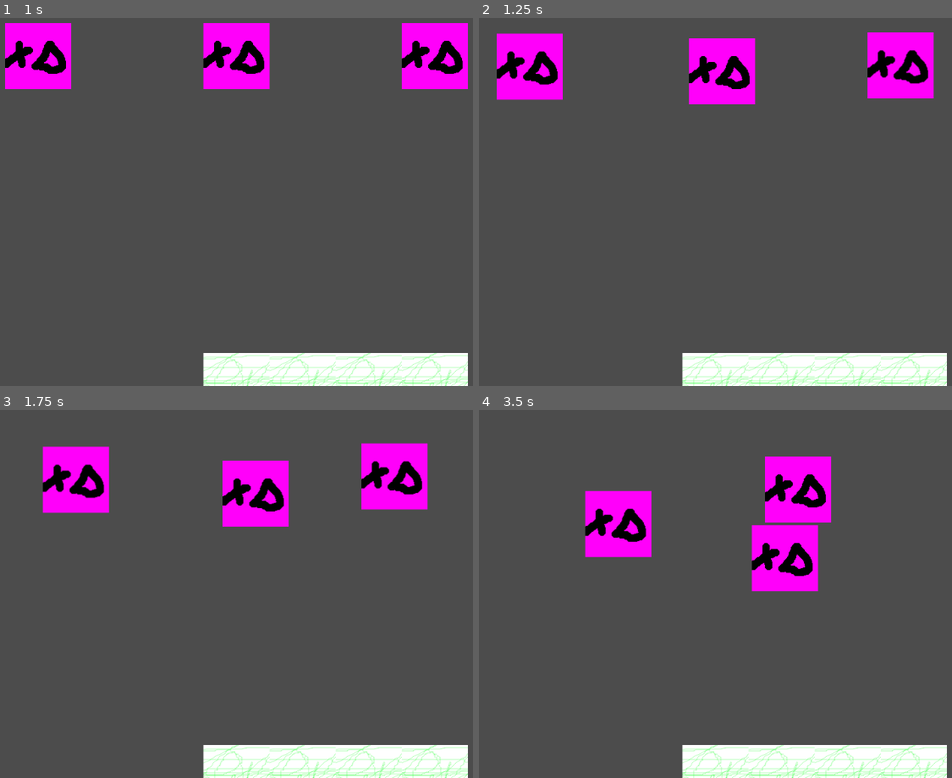
Above: before the commit, frames 1-4 (two rows, left to right).
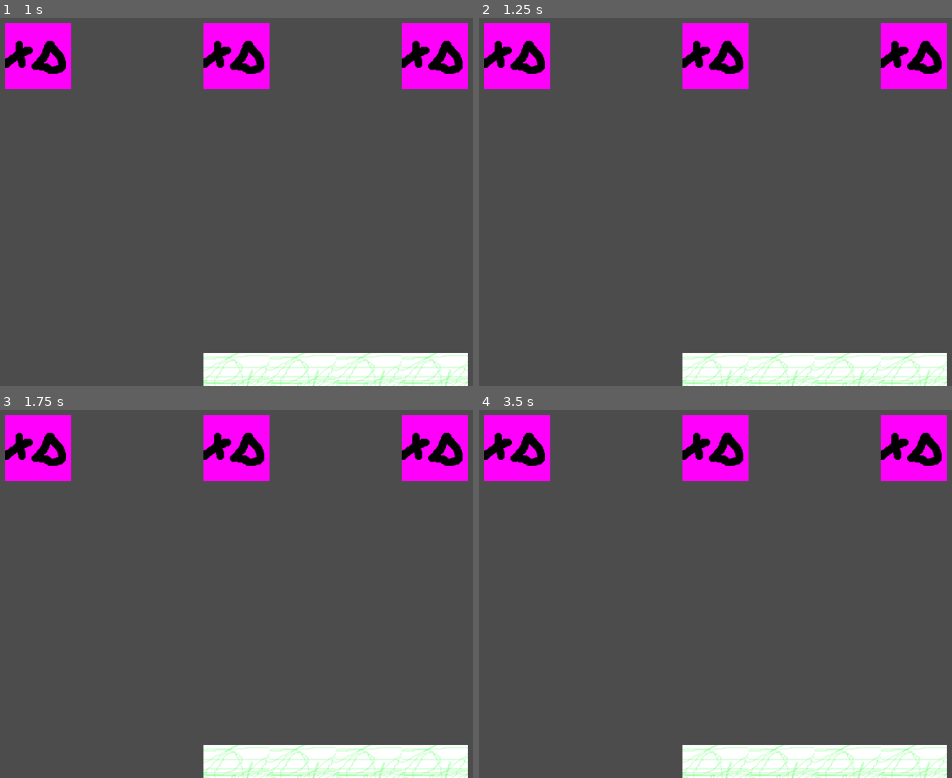
Above: after the commit, the same moments.

Repository: LubiePierogi/polyjam2020
Game: Godot game, scene res://Level.tscn
The game is run twice, just before and just after one commit, with the same random seed, the same clock (stepped at 60 frames per second) and the same inputs.
Inputs (mouse positions are in pixels of both pictures, inside the frame that each line leads up to):
- Up to frame 1 (1 s): tap Enter at 0.5 s; move the mouse to (458, 168) at 0.52 s; click (458, 168) at 0.67 s
- Up to frame 2 (1.25 s): no input
- Up to frame 3 (1.75 s): move the mouse to (175, 601) at 1.27 s; click (175, 601) at 1.42 s
- Up to frame 4 (3.5 s): move the mouse to (857, 494) at 2.02 s; click (857, 494) at 2.17 s; move the mouse to (753, 660) at 2.77 s; click (753, 660) at 2.92 s

Frame 1 is identical in both runs. In frame 2, 7.2% of the frame differs, in the area x 1-99%, y 1-24%; in frame 3, 13%; in frame 4, 15%, in the area x 1-99%, y 1-50%.

Commit message:
tury?????? xd

Diff:
--- a/galowie/Player.gd
+++ b/galowie/Player.gd
@@ -126,6 +126,23 @@
 		i = i + 1
 	return
 
+func on_signal_start_turn():
+	var i = 0
+	while i < len(units):
+		var ziomek = units[i].get_node("ZiomekBase")
+		ziomek.set_target(next_targets[i])
+		ziomek.set_animated(true)
+		next_targets[i] = null
+		i += 1
+
+func on_signal_finish_turn():
+	var i = 0
+	while i < len(units):
+		var ziomek = units[i].get_node("ZiomekBase")
+		ziomek.set_target(null)
+		ziomek.set_animated(false)
+		i += 1
+
 	vec1 = get_node("../Reperix").get_position()
 	vec1 = vecklik - vec1
 	get_node("../Reperix/ZiomekBase").target_point = vec1
--- a/galowie/ZiomekBase.gd
+++ b/galowie/ZiomekBase.gd
@@ -9,6 +9,8 @@
 
 var target_point = null
 
+var animated_xd = false
+
 
 # Called when the node enters the scene tree for the first time.
 func _ready():
@@ -17,18 +19,28 @@
 func get_speed():
 	return 100
 
+func set_target(point):
+	target_point = point
+
+func is_animated():
+	return animated_xd
+
+func set_animated(q:bool):
+	animated_xd = q
 
 # Called every frame. 'delta' is the elapsed time since the previous frame.
 func _physics_process(delta):
-	if target_point:
-		if (target_point - position).length() < DISTANCE_PRECISION:
-			target_point = null
-		else:
-			move_and_slide(calculate_move(target_point, position, get_speed(),\
-				delta))
+	if is_animated():
+		if target_point:
+			if (target_point - position).length() < DISTANCE_PRECISION:
+				target_point = null
+			else:
+				move_and_slide(calculate_move(target_point, position, get_speed(),\
+					delta))
+	else:
+		pass
 
 func calculate_move(target, position, speed, delta):
-	print(delta)
 	var res = (target_point - position).normalized() * get_speed()
 	var res2 = (target_point - position) / delta
 	return res if res.length() < res2.length() else res2
